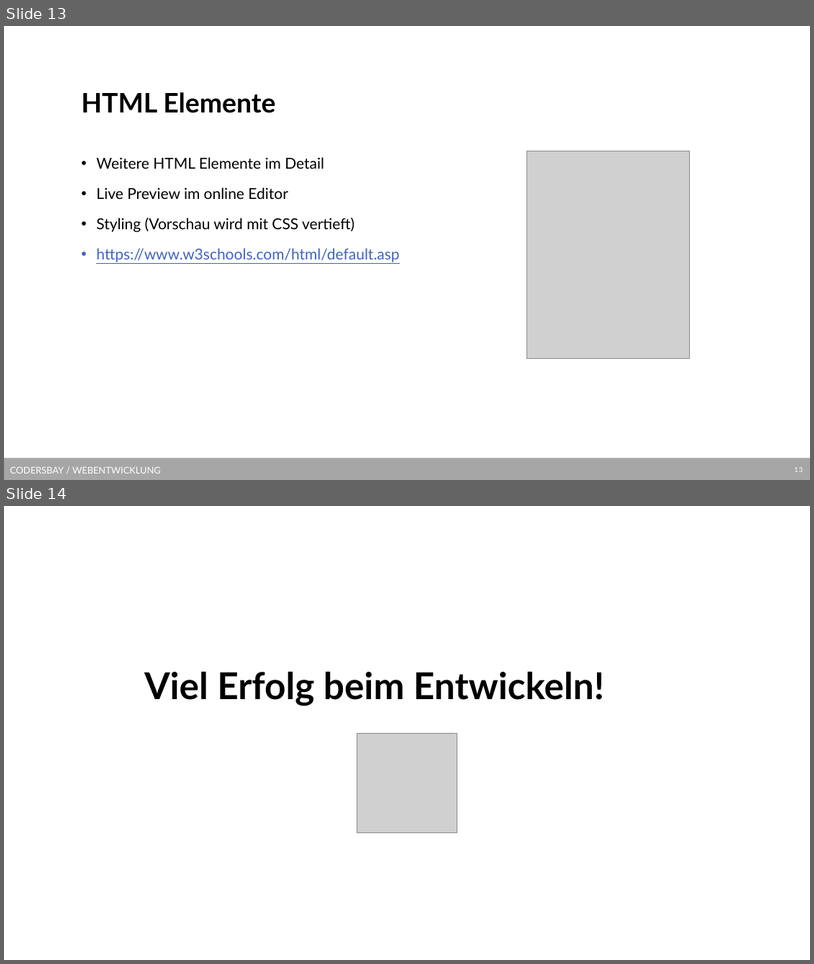
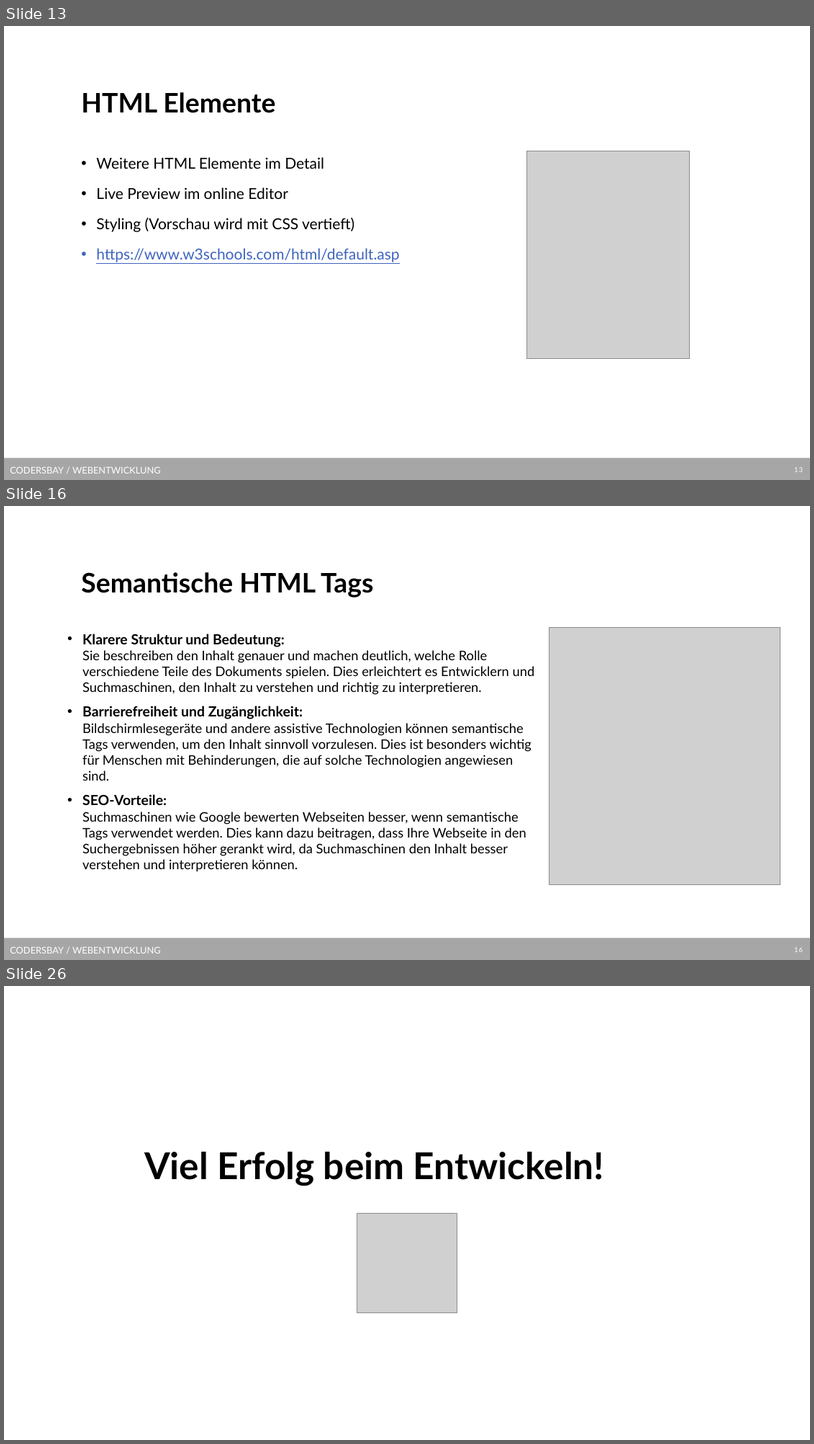
Before and after one commit to kodo89/Webentwicklung_23_24, a slide deck: 2. HTML/Slides/HTML Grundlagen.pptx. Shown one above the other, each under a label of ours: slides 13 and 14 before the commit, slides 13, 16 and 26 after it; the slides between them are not shown. The pictures are 814x964 and 814x1444 pixels, drawn with LibreOffice and Linux fonts; fonts in the diff are those of the drawing; grey boxes stand for pictures; background and template pictures are left out. Boxes give left, top, right and bottom in pixels: in the first picture for what was removed or moved away, otherwise in the second. Text is boxed around its words. In the diff, an @@ line names an element or a change of style, - is before the commit and + after.

```diff
--- a/2. HTML/Slides/HTML Grundlagen.pptx
+++ b/2. HTML/Slides/HTML Grundlagen.pptx
@@ slide 16 added at box(4, 506, 810, 960), background #FFFFFF; not listed: 2 template elements that a slide beside it also shows @@
@@ title added at box(81, 572, 373, 597), 32 pt, text #000000, bold @@
+Semantische HTML Tags
@@ text added at box(82, 633, 535, 871), 15.7 pt, text #000000 @@
+• Klarere Struktur und Bedeutung:
+  Sie beschreiben den Inhalt genauer und machen deutlich, welche Rolle verschiedene Teile des Dokuments spielen. Dies erleichtert es Entwicklern und Suchmaschinen, den Inhalt zu verstehen und richtig zu interpretieren.
+• Barrierefreiheit und Zugänglichkeit:
+  Bildschirmlesegeräte und andere assistive Technologien können semantische Tags verwenden, um den Inhalt sinnvoll vorzulesen. Dies ist besonders wichtig für Menschen mit Behinderungen, die auf solche Technologien angewiesen sind.
+• SEO-Vorteile:
+  Suchmaschinen wie Google bewerten Webseiten besser, wenn semantische Tags verwendet werden. Dies kann dazu beitragen, dass Ihre Webseite in den Suchergebnissen höher gerankt wird, da Suchmaschinen den Inhalt besser verstehen und interpretieren können.
@@ picture added at box(550, 628, 781, 885) @@
@@ what was slide 14 is now slide 26 @@
```
Also in this commit, not shown: 1 slide changed, 11 other slides added, 25 other files.
